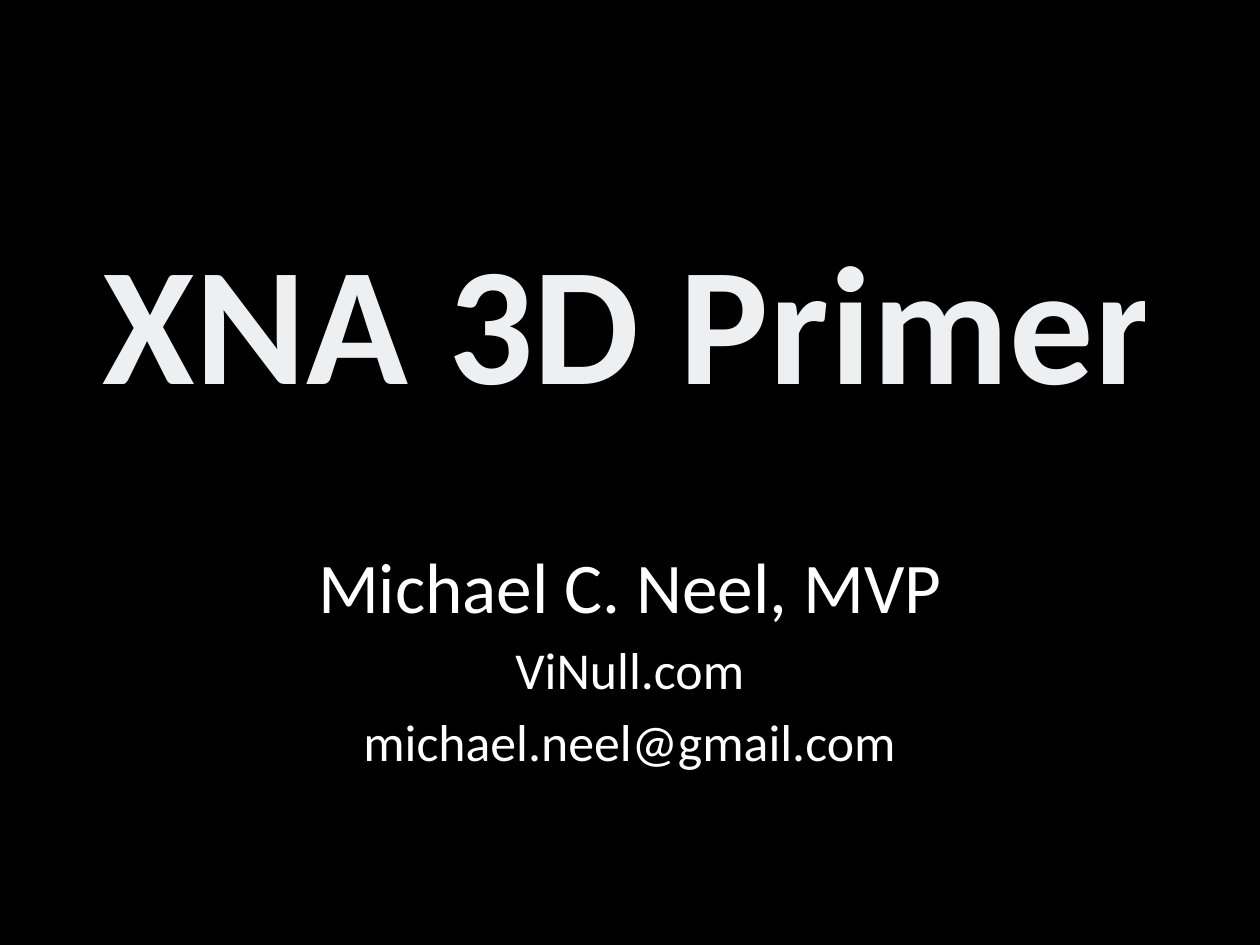
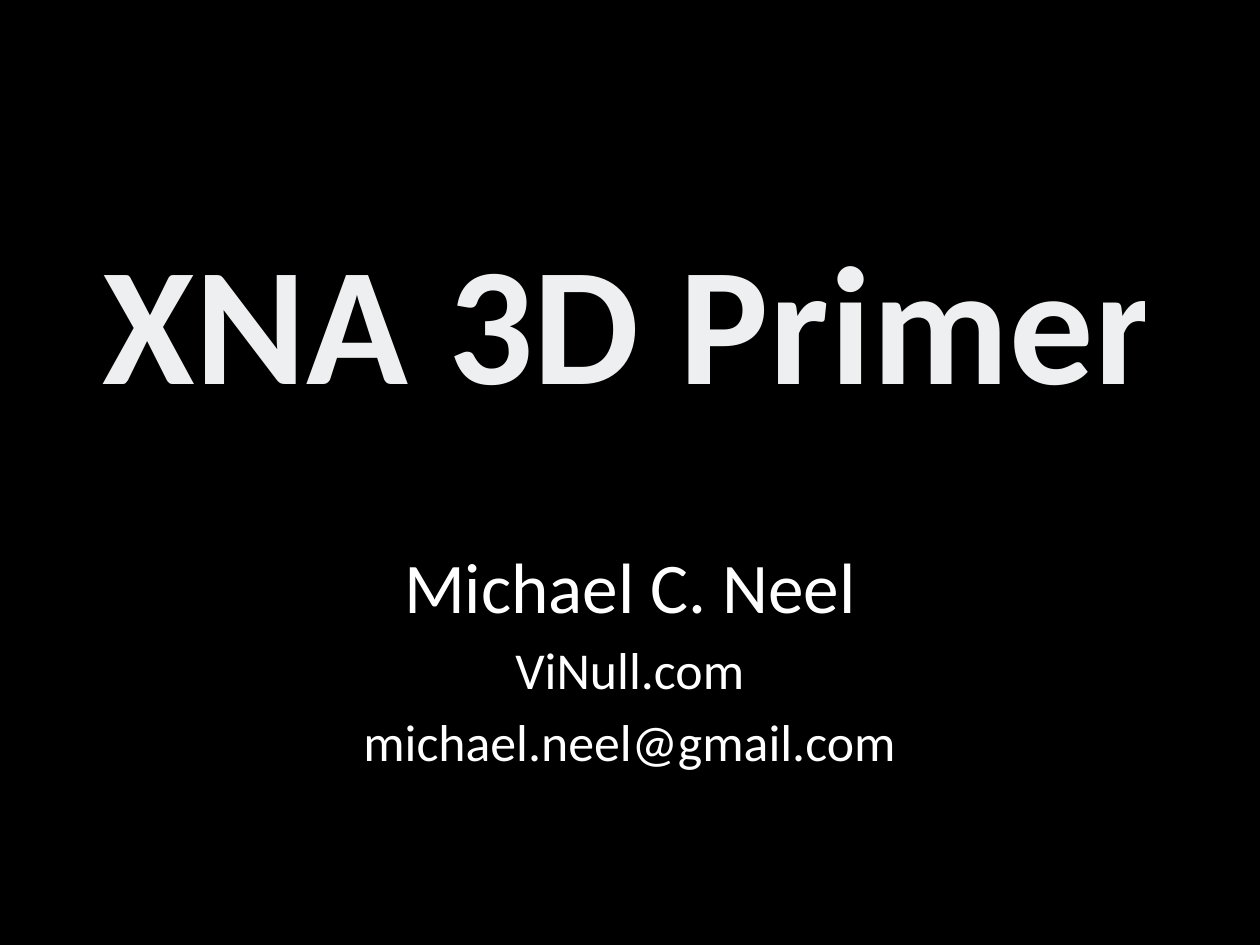
Before and after one commit to spaccabit/vinull, a slide deck: slide 1 of Presentations/XNA3DPrimer/XNA 3D Primer.pptx. Drawn at 1260x945 pixels with LibreOffice and Linux fonts; fonts in the diff are those of the drawing; background and template pictures are left out. Boxes give left, top, right and bottom in pixels: in the first picture for what was removed or moved away, otherwise in the second. Text is boxed around its words. In the diff, an @@ line names an element or a change of style, - is before the commit and + after.

```diff
--- a/Presentations/XNA3DPrimer/XNA 3D Primer.pptx
+++ b/Presentations/XNA3DPrimer/XNA 3D Primer.pptx
@@ subtitle at <box>404,563,856,614</box>: text changed @@
-Michael C. Neel, MVP
+Michael C. Neel
```
Also in this commit, not shown: 1 other slide changed.
